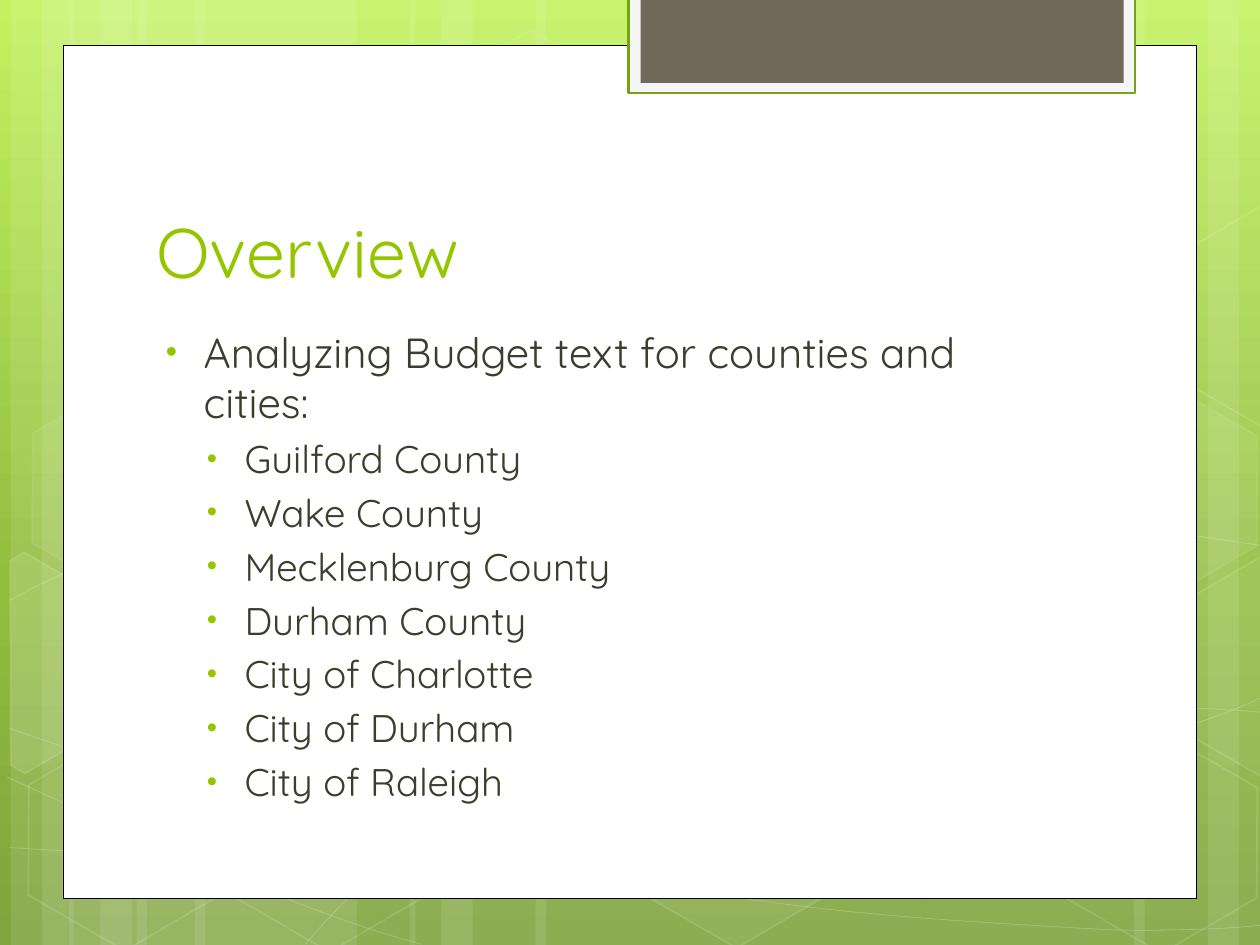
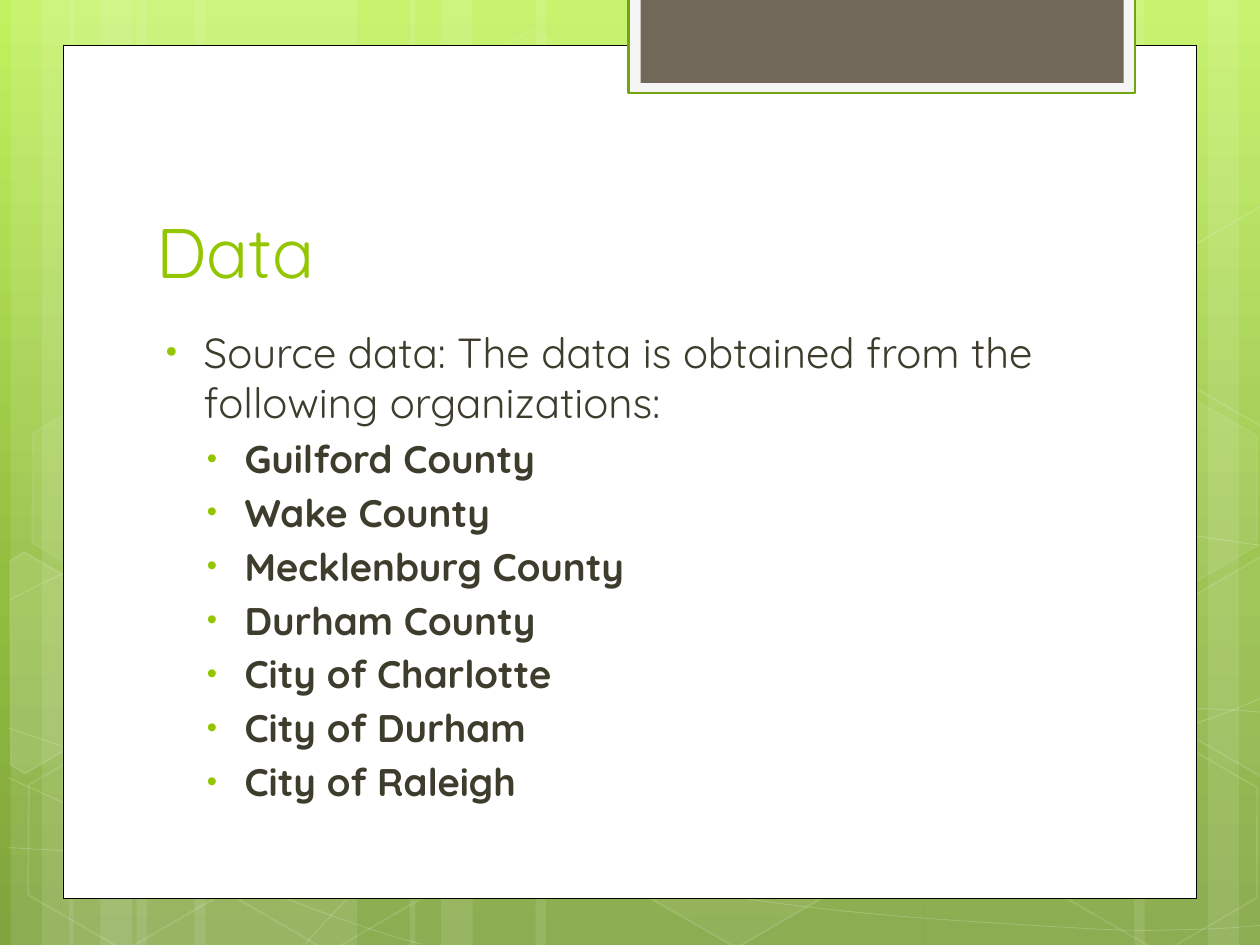
Before and after one commit to UNCG-CSE/Budget_Text_Analysis, a slide deck: slide 6 of doc/Project Review 1.pptx (slide 2 before the commit). Drawn at 1260x945 pixels with LibreOffice and Linux fonts; fonts in the diff are those of the drawing. Boxes give left, top, right and bottom in pixels: in the first picture for what was removed or moved away, otherwise in the second. Text is boxed around its words. In the diff, an @@ line names an element or a change of style, - is before the commit and + after.

```diff
--- a/doc/Project Review 1.pptx
+++ b/doc/Project Review 1.pptx
@@ title at [156, 229, 314, 279]: text changed @@
-Overview
+Data
@@ text at [204, 337, 1032, 427]: text changed @@
-• Analyzing Budget text for counties and cities:
+• Source data: The data is obtained from the following organizations:
@@ text at [245, 444, 624, 804]: bold on in "Guilford County", "Wake County", "Mecklenburg County", "Durham County" and 3 more places @@
```
Also in this commit, not shown: 4 other slides changed, 7 slides added.
